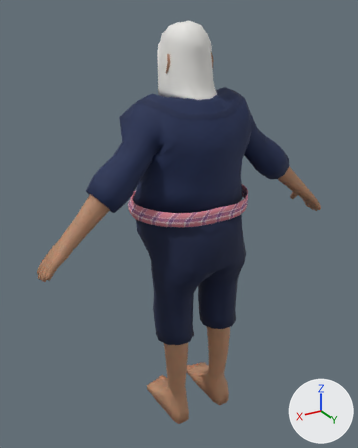
The Blender file assets/models/human_elder_male/human_elder_male_fat.blend as it was, and as the next commit left it.
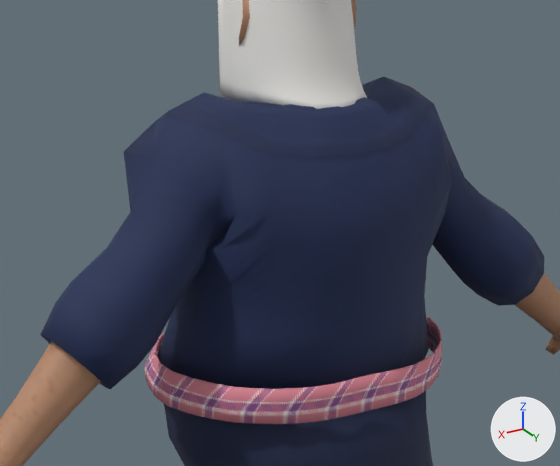
The first picture shows the older version from a 50 mm lens placed at (1.015, 1.535, 1.694), pointed at (0.026, -0.113, 0.87). The close-ups show the older and then the newer version on the part from 19% to 83% of the width and 12% to 55% of the height of that picture. Only the edits that show in the close-ups are written down. The axes (+X, +Y, +Z) are drawn at lower right. The lights are the same throughout.

Objects in the first close-up: 'Body', 'Cloth_mohom', 'Cloth_mohom_sash', 'Hair_long_white_beard'.
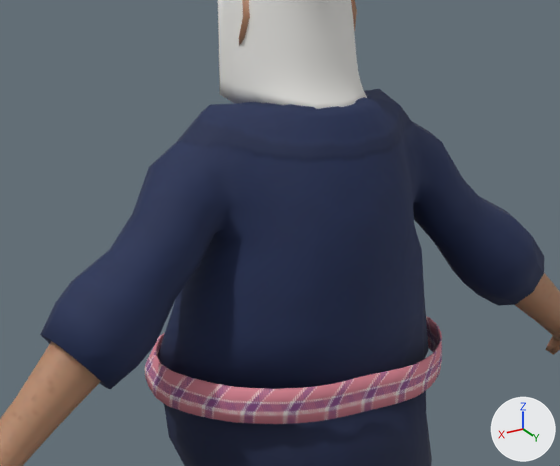
The edits, one by one:
me_cloth_mohom is used by ob_cloth_mohom; location (0.0, 0.0, 0.0).
me_cloth_mohom had 537 vertices, 496 faces and spanned x -0.452..0.452, y -0.29..0.151, z 0.404..1.422.
me_cloth_mohom now has 537 vertices, 496 faces and spans x -0.452..0.452, y -0.29..0.151, z 0.404..1.41.
me_cloth_mohom part 1: 156 of 537 vertices moved; they spanned x -0.333..0.333, y -0.187..0.126, z 1.135..1.422 and now span x -0.33..0.33, y -0.162..0.119, z 1.139..1.404; mean shift (0.0, 0.001, -0.003); largest move (-0.173, -0.176, 1.256) -> (-0.151, -0.119, 1.271).
Other edits to the shape of me_cloth_mohom do not show in these pictures.

What differs and where, as boxes (x1, y1, x2, y2) in the close-ups (560 x 466 px; the box of a moved part takes in the faces that stretch with it):
'Cloth_mohom', reshaped: before (40, 76, 544, 466); after (40, 89, 544, 466)
part 1 of me_cloth_mohom, moved or reshaped: before (78, 76, 501, 344); after (78, 89, 501, 344)
